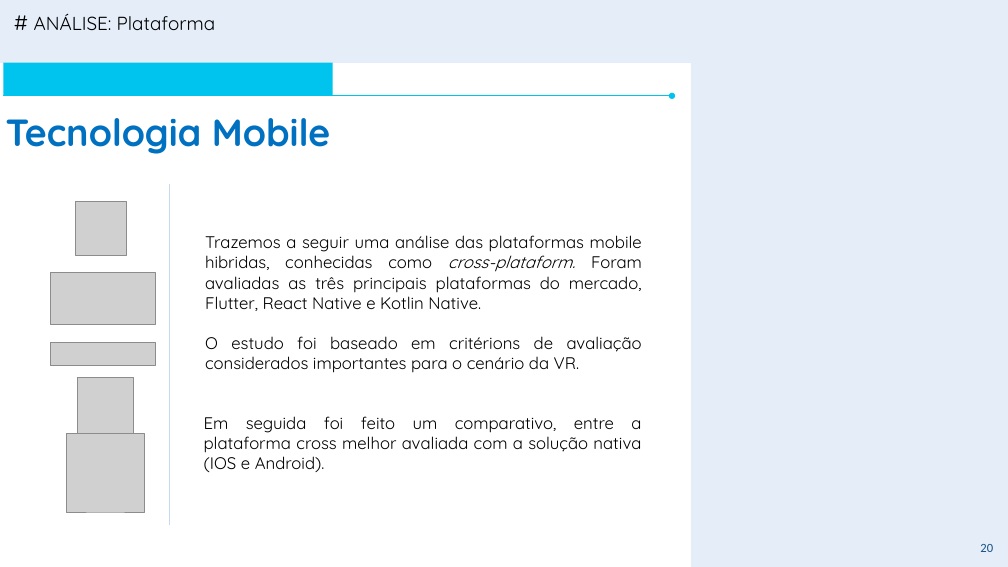
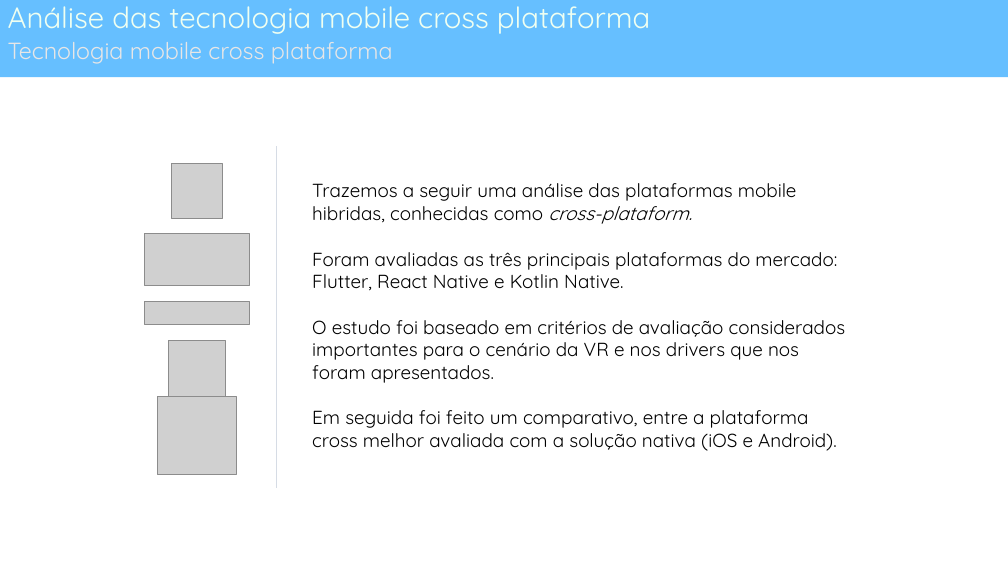
Before and after one commit to andrelcalves/reference_architectures, a slide deck: slide 20 of plataforma mobile/VR - SUPERAPP V1.0.pptx. Drawn at 1008x567 pixels with LibreOffice and Linux fonts; fonts in the diff are those of the drawing; grey boxes stand for pictures; background and template pictures are left out. Boxes give left, top, right and bottom in pixels: in the first picture for what was removed or moved away, otherwise in the second. Text is boxed around its words. In the diff, an @@ line names an element or a change of style, - is before the commit and + after.

Commit message:
arquitetura superapp mobile

```diff
--- a/plataforma mobile/VR - SUPERAPP V1.0.pptx
+++ b/plataforma mobile/VR - SUPERAPP V1.0.pptx
@@ background #FFFFFF to #FFFFFF at 50% opacity @@
@@ rectangle: place and size @@
-rectangle at [0,0,1008,63]
+rectangle at [0,0,1008,77]
@@ rectangle at [0,0,1008,77]: fill #558ED5 at 15% opacity to #66BFFF @@
@@ title added at [8,6,650,34], 28 pt, text #EFFFF1 @@
+Análise das tecnologia mobile cross plataforma
@@ text removed at [34,14,216,30] @@
-# ANÁLISE: Plataforma
@@ subtitle added at [8,42,393,64], 22.2 pt, text #E7E6E6 @@
+Tecnologia mobile cross plataforma
@@ rectangle removed at [3,63,333,96] @@
@@ rectangle removed at [691,63,1008,567] @@
@@ arrow removed from (3, 96) to (672, 96) @@
@@ text removed at [6,118,330,154] @@
-Tecnologia Mobile
@@ line moved from (169, 184) - (169, 525) to (276, 146) - (276, 488) @@
@@ line (276, 146) - (276, 488): stroke #C6D9F1 0.75 pt to #D6DCE5 0.5 pt @@
@@ picture added at [172,164,222,219] @@
@@ picture removed at [76,201,126,256] @@
@@ text at [312,183,846,451]: text changed; size 16 to 18 pt @@
-Trazemos a seguir uma análise das plataformas mobile hibridas, conhecidas como cross-plataform. Foram avaliadas as três principais plataformas do mercado, Flutter, React Native e Kotlin Native.
-O estudo foi baseado em critérions de avaliação considerados importantes para o cenário da VR.
+Trazemos a seguir uma análise das plataformas mobile hibridas, conhecidas como cross-plataform.
+Foram avaliadas as três principais plataformas do mercado: Flutter, React Native e Kotlin Native.
+O estudo foi baseado em critérios de avaliação considerados importantes para o cenário da VR e nos drivers que nos foram apresentados.
+Em seguida foi feito um comparativo, entre a plataforma cross melhor avaliada com a solução nativa (iOS e Android).
@@ picture added at [144,234,249,286] @@
@@ picture removed at [51,272,155,324] @@
@@ picture: place and size @@
-picture at [51,343,155,366]
+picture at [144,302,249,325]
@@ picture added at [169,340,225,397] @@
@@ picture removed at [77,377,134,434] @@
@@ picture: place and size @@
-picture at [67,434,145,513]
+picture at [158,396,237,475]
@@ text removed at [204,416,641,472] @@
-Em seguida foi feito um comparativo, entre a plataforma cross melhor avaliada com a solução nativa (IOS e Android).
@@ page number removed at [980,544,993,552] @@
-20
```
Also in this commit, not shown: 40 other slides changed, 11 slides added, 2 slides removed, 1 other file.
